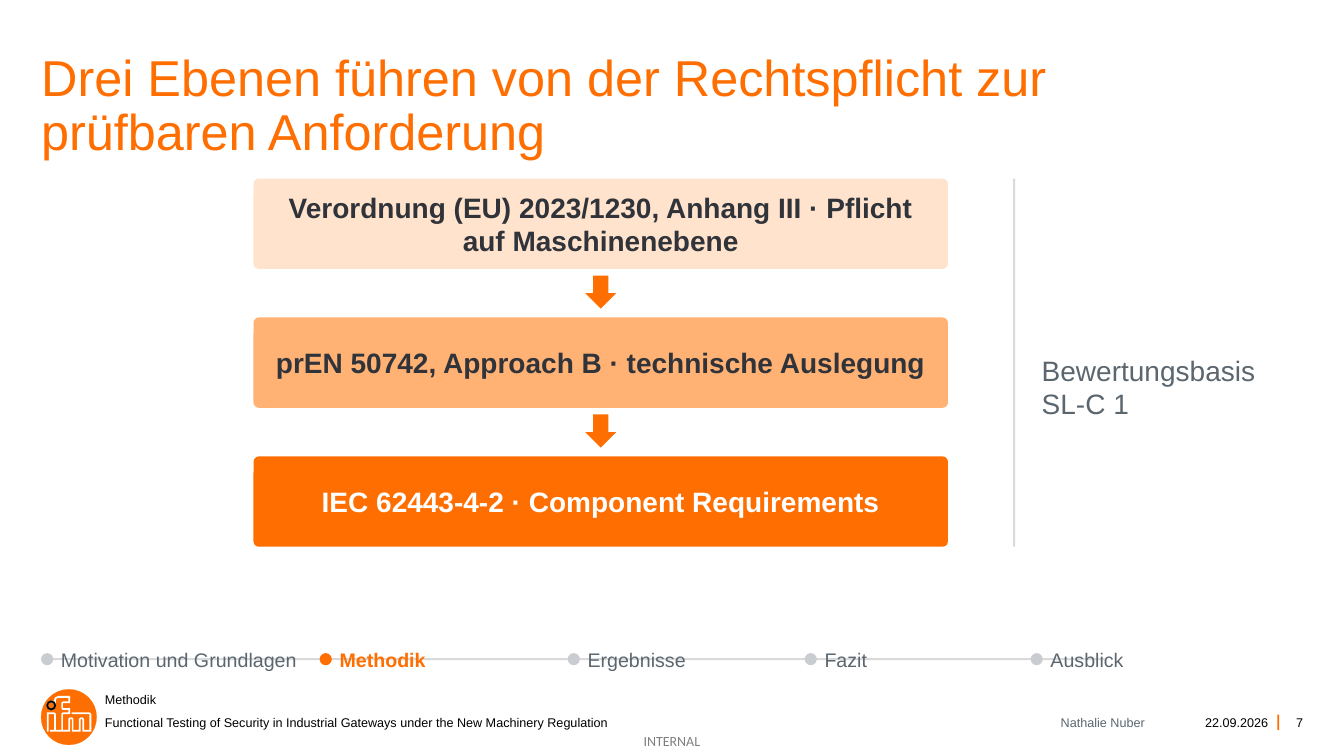
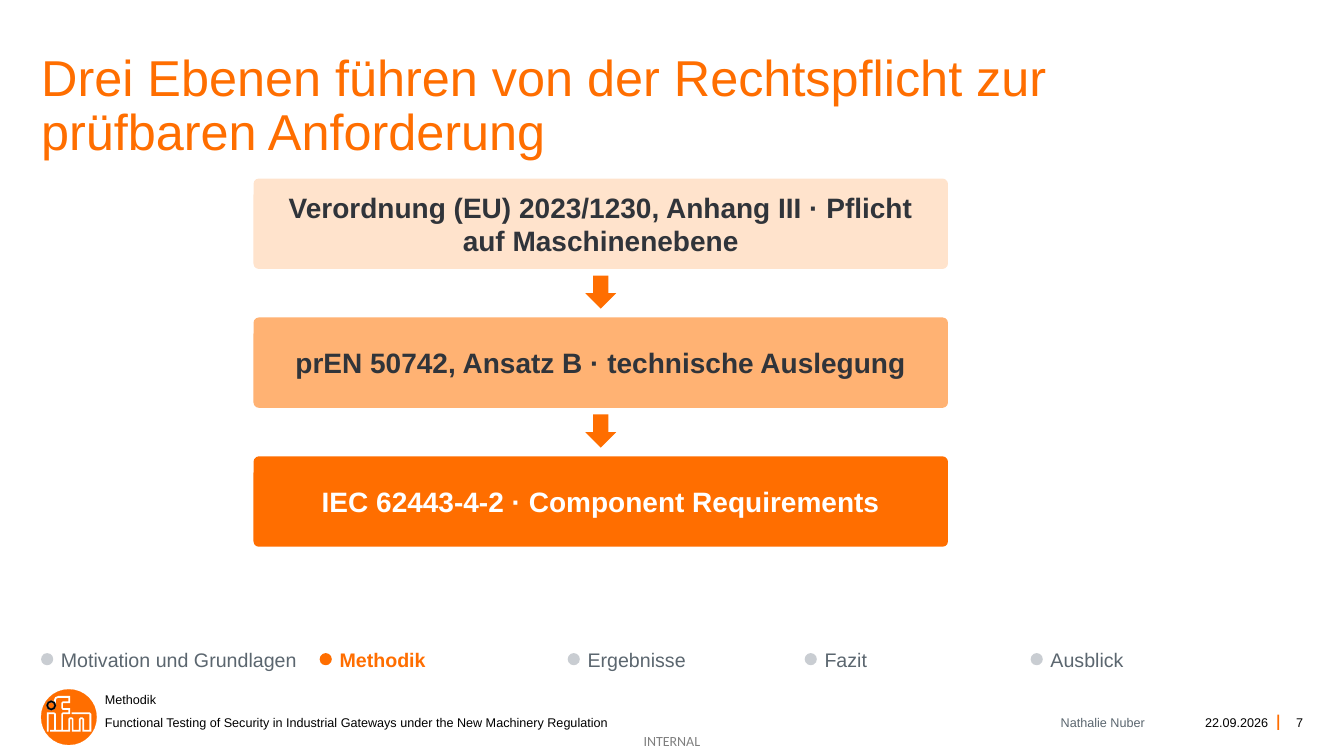
Before and after one commit to nathalienr/Bachelorarbeit, a slide deck: slide 7 of Functional Testing of Security in Industrial Gateways under the New Machinery Regulation.pptx. Drawn at 1344x756 pixels with LibreOffice and Linux fonts; fonts in the diff are those of the drawing; background and template pictures are left out. Boxes give left, top, right and bottom in pixels: in the first picture for what was removed or moved away, otherwise in the second. Text is boxed around its words. In the diff, an @@ line names an element or a change of style, - is before the commit and + after.

```diff
--- a/Functional Testing of Security in Industrial Gateways under the New Machinery Regulation.pptx
+++ b/Functional Testing of Security in Industrial Gateways under the New Machinery Regulation.pptx
@@ line removed from (1014, 178) to (1014, 546) @@
@@ text in rounded rectangle at (x1=295, y1=352, x2=905, y2=378): text changed @@
-prEN 50742, Approach B · technische Auslegung
+prEN 50742, Ansatz B · technische Auslegung
@@ text removed at (x1=1042, y1=360, x2=1255, y2=415) @@
-Bewertungsbasis SL-C 1
@@ rectangle removed at (x1=41, y1=658, x2=1105, y2=660) @@
```
Also in this commit, not shown: 15 other slides changed, 1 other file.
